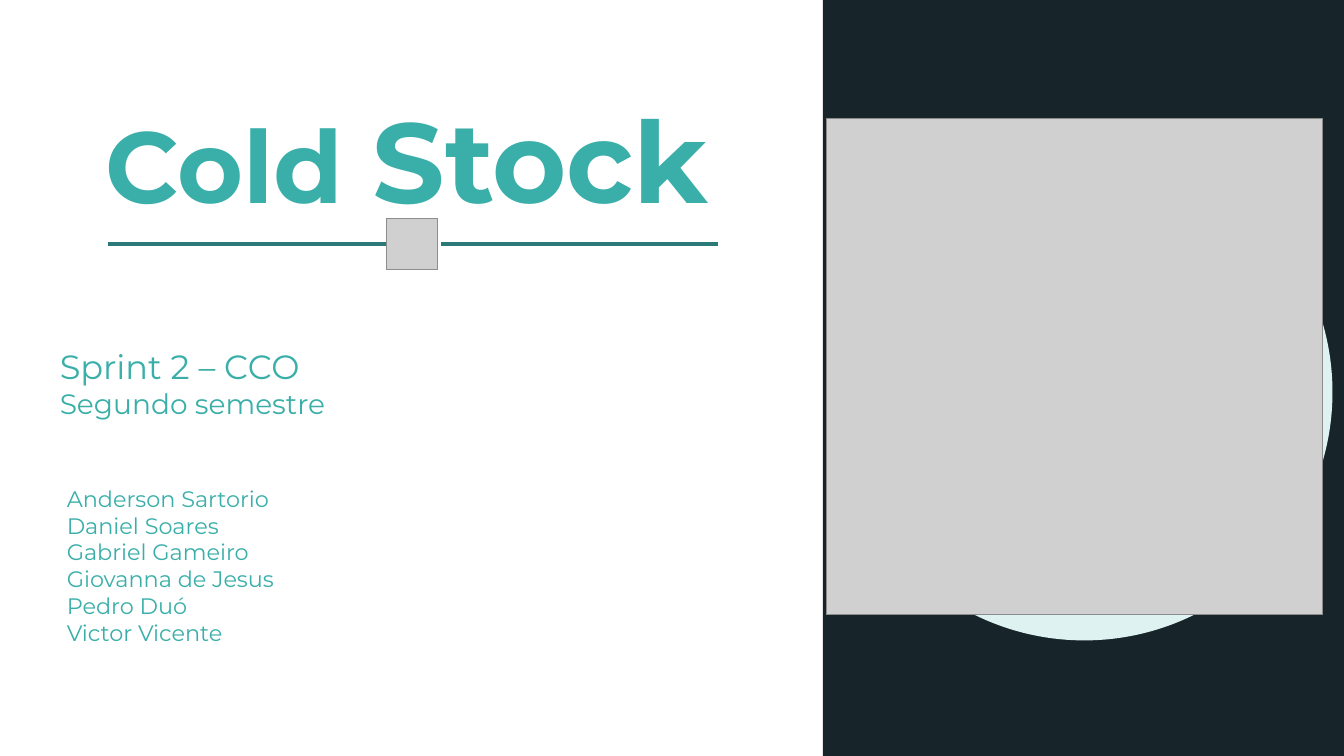
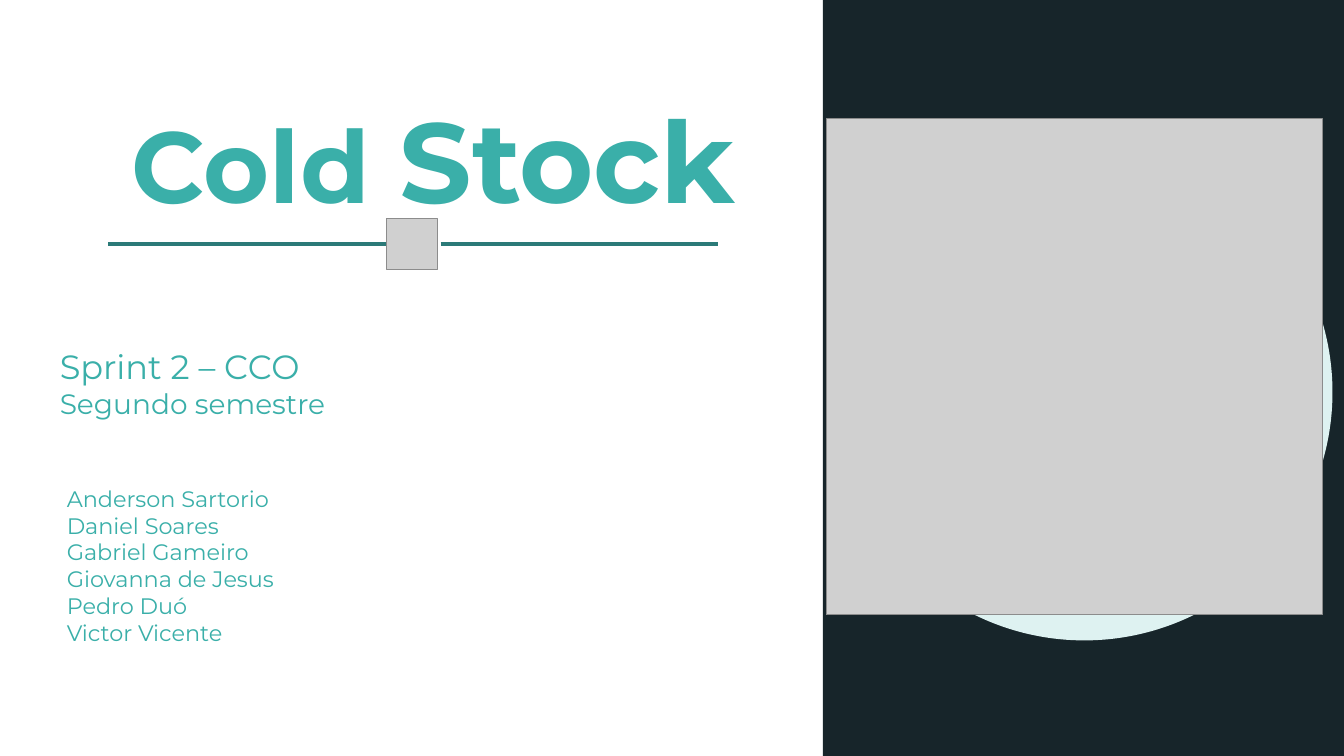
Before and after one commit to BandTec/grupo-10-ccoa-20201, a slide deck: slide 1 of MONITORAMENTO/Documentação/PPTs/Cold Stock Apresentação - Sprint 2.pptx. Drawn at 1344x756 pixels with LibreOffice and Linux fonts; fonts in the diff are those of the drawing; grey boxes stand for pictures; background and template pictures are left out. Boxes give left, top, right and bottom in pixels: in the first picture for what was removed or moved away, otherwise in the second. Text is boxed around its words. In the diff, an @@ line names an element or a change of style, - is before the commit and + after.

```diff
--- a/MONITORAMENTO/Documentação/PPTs/Cold Stock Apresentação - Sprint 2.pptx
+++ b/MONITORAMENTO/Documentação/PPTs/Cold Stock Apresentação - Sprint 2.pptx
@@ text "Cold Stock" at <box>132,119,735,229</box>: alignment left to centre @@
```
Also in this commit, not shown: 1 other slide changed, 2 other files.
